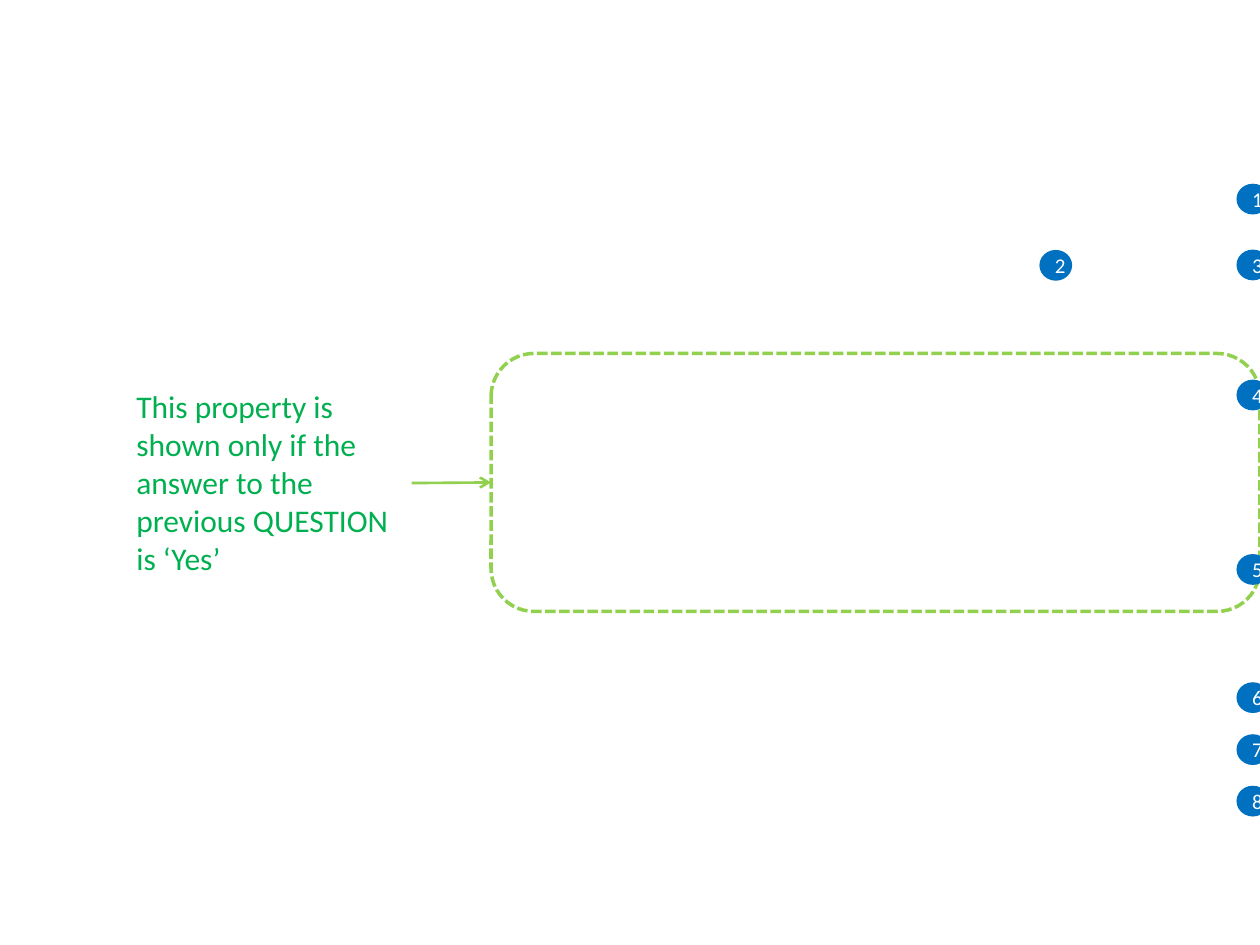
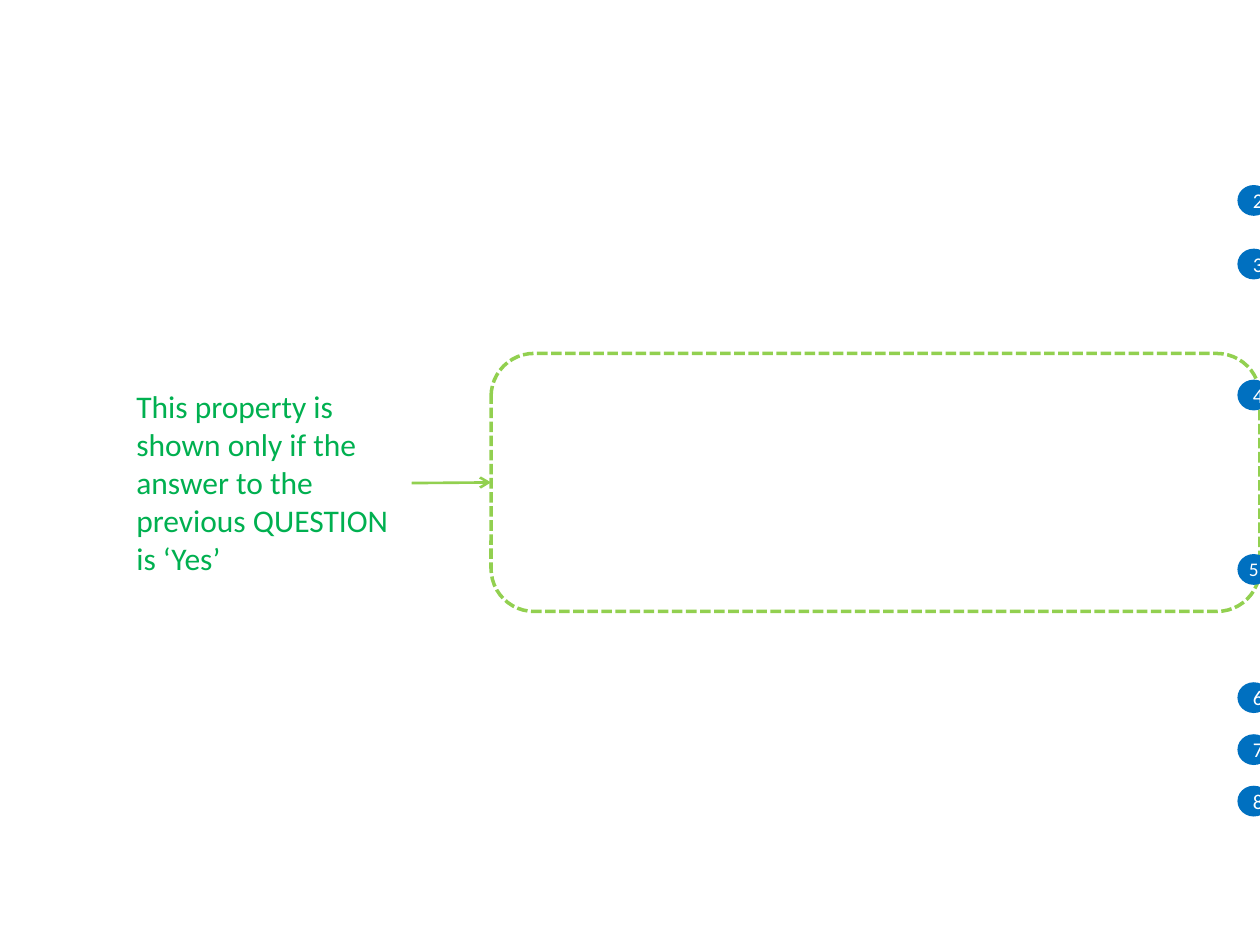
Before and after one commit to OP-TED/ESPD-EDM, a slide deck: slide 9 of docs/src/main/asciidoc/dist/art/rsrcs.pptx (slide 8 before the commit). Drawn at 1260x945 pixels with LibreOffice and Linux fonts; fonts in the diff are those of the drawing; background and template pictures are left out. Boxes give left, top, right and bottom in pixels: in the first picture for what was removed or moved away, otherwise in the second. Text is boxed around its words. In the diff, an @@ line names an element or a change of style, - is before the commit and + after.

```diff
--- a/docs/src/main/asciidoc/dist/art/rsrcs.pptx
+++ b/docs/src/main/asciidoc/dist/art/rsrcs.pptx
@@ ellipse removed at (x1=1236, y1=184, x2=1260, y2=214) @@
-1
@@ ellipse "2" resized from (x1=1040, y1=249, x2=1072, y2=280) to (x1=1237, y1=185, x2=1260, y2=215) @@
@@ text added at (x1=1249, y1=563, x2=1259, y2=576), 11 pt, text #FFFFFF @@
+5
@@ text in ellipse at (x1=1252, y1=563, x2=1260, y2=584): text removed @@
-5
```
Also in this commit, not shown: 3 other slides changed, 33 slides added, 1 slide removed, 53 other files.
